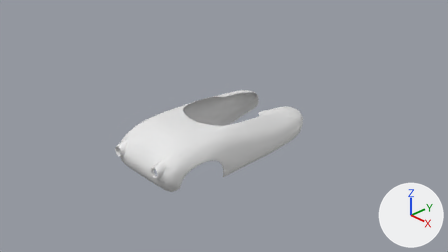
What one commit did to the Blender file MotorPan.blend.
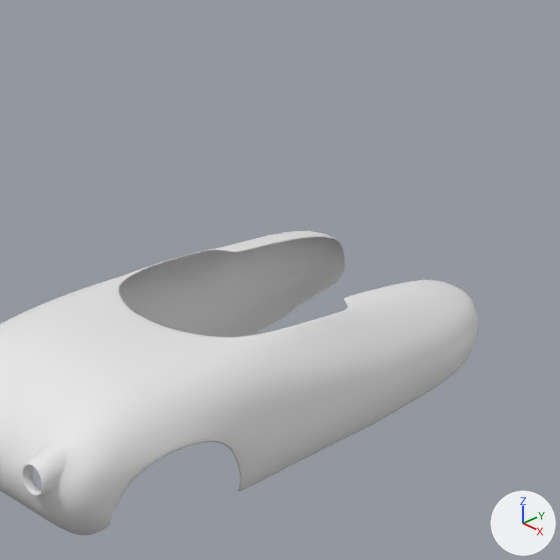
Old and new are each drawn from the file's camera 'Camera' and again close up on the part from 32% to 74% of the width and 5% to 79% of the height. Lighting does not change. The marker at lower right points along +X, +Y and +Z.
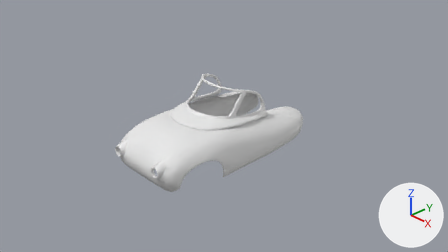
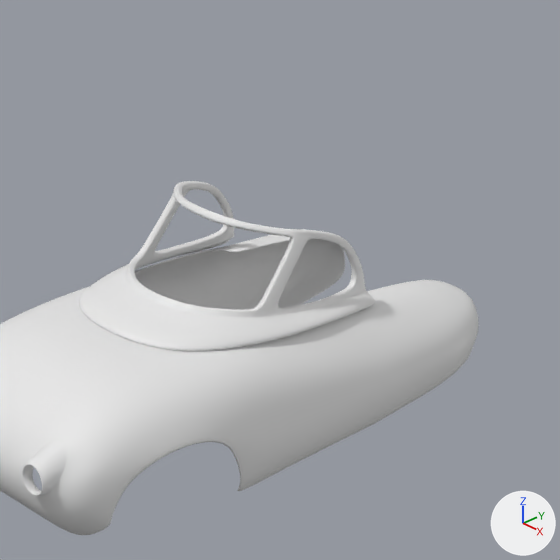
The change, as JSON lines over the scene's bpy script:
```json
{"op": "add", "block": "me_plane", "code": ["me_plane = bpy.data.meshes.new('Plane')", "me_plane.from_pydata(...)  # 294 vertices, 282 faces; spans x -0.69..0.0, y -0.27..0.37, z -1.24..0.3", "me_plane.polygons.foreach_set('use_smooth', [True] * 282)"]}
{"op": "add", "block": "ob_plane", "code": ["ob_plane = bpy.data.objects.new('Plane', me_plane)", "ob_plane.location = (0.0, -0.729, 1.359)", "ob_plane.rotation_euler = (1.571, 0.0, 0.0)  # degrees (90, 0, 0)", "_m = ob_plane.modifiers.new('Mirror', 'MIRROR')", "_m.use_clip = True", "_m = ob_plane.modifiers.new('Subdivision', 'SUBSURF')", "_m.levels = 2"]}
```

Where the change shows, as pixel boxes (x1, y1, x2, y2) in the close-ups (560 x 560 px):
```json
{"object": "Plane", "change": "added", "after": [79, 181, 375, 351]}
```
